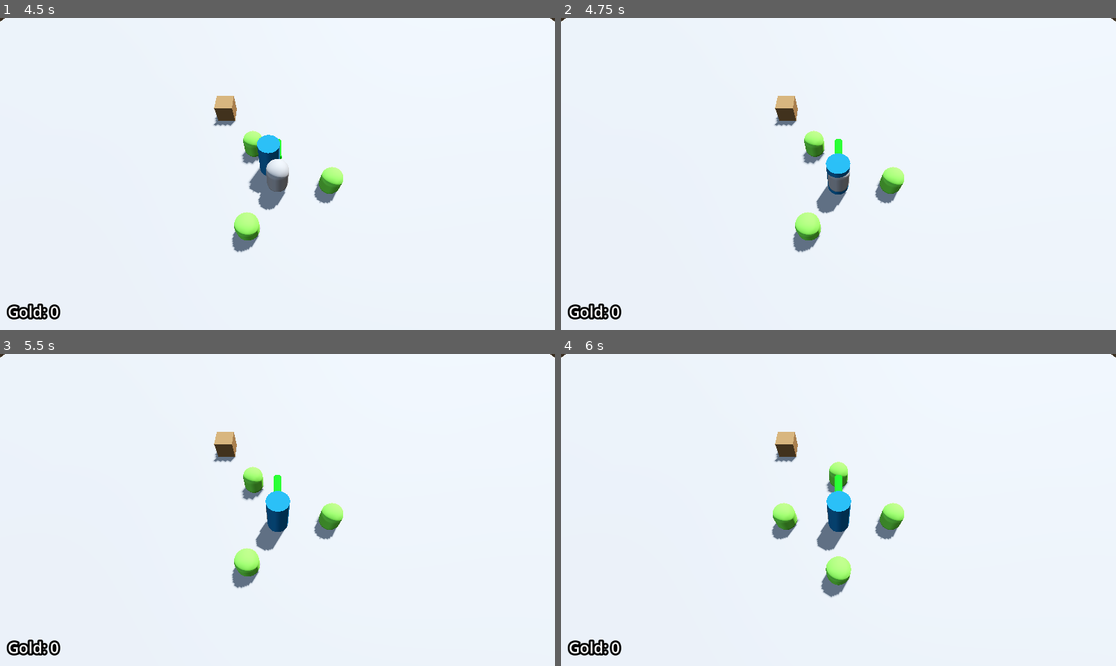
Above: before the commit, frames 1-4 (two rows, left to right).
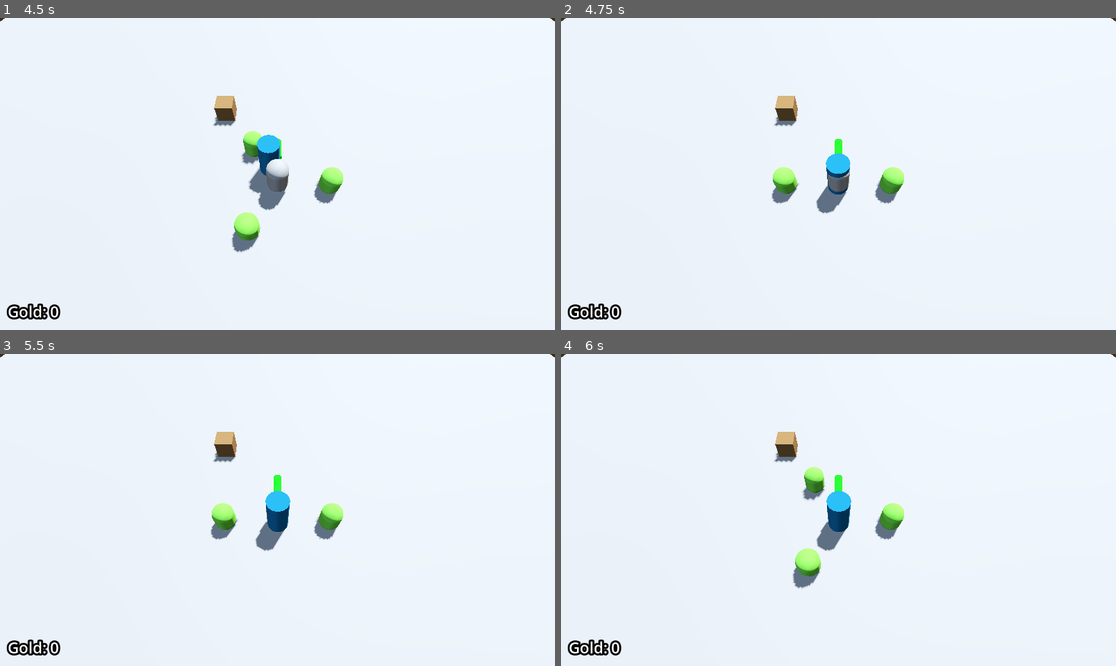
Above: after the commit, the same moments.

Repository: Ra-vanTech/ProjectBoozeArmy
Game: Godot game, scene res://Escena1_BoozeArmy.tscn
The game is run twice, just before and just after one commit, with the same random seed, the same clock (stepped at 60 frames per second) and the same inputs.
Inputs (mouse positions are in pixels of both pictures, inside the frame that each line leads up to):
- Up to frame 1 (4.5 s): tap Enter at 0.5, 2 s; move the mouse to (399, 158) at 0.52 s; hold D (move_right) 0.53-1.28 s; right-click (399, 158) at 0.6 s; tap Space (jump) at 0.77, 1.25, 1.52, 2.75, 3.02, 3.77 s; move the mouse to (166, 189) at 1.27 s; hold S (move_back) 1.28-2.03 s; tap Q at 1.35, 3.6 s; move the mouse to (333, 105) at 2.02 s; hold D (move_right) 2.03-2.78 s; tap E at 2.1, 4.35 s; move the mouse to (249, 236) at 2.77 s; hold W (move_forward) 2.78-3.53 s; right-click (249, 236) at 2.85 s; move the mouse to (444, 220) at 3.52 s; hold A (move_left) from 3.53 s (still down); move the mouse to (111, 127) at 4.27 s
- Up to frame 2 (4.75 s): keep holding A (move_left); tap Space (jump) at 4.52 s
- Up to frame 3 (5.5 s): move the mouse to (305, 510) at 5.02 s; release A (move_left) at 5.03 s; hold S (move_back) from 5.03 s (still down); right-click (305, 510) at 5.1 s
- Up to frame 4 (6 s): move the mouse to (755, 432) at 5.77 s; release S (move_back) at 5.78 s; hold D (move_right) from 5.78 s (still down); tap Q at 5.85 s

Frame 1 is identical in both runs. In frame 2, 1.3% of the frame differs, in the area x 37-48%, y 36-76%; in frame 3, 1.3%; in frame 4, 2.0%, in the area x 37-53%, y 34-79%.
Error in both runs: Invalid call. Nonexistent function 'tick' in base 'Nil'. (res://entities/player/scripts/player.gd:23)

Commit message:
feat: funciones de ataque continuo mientras el player esta en el rango de el enemigo

Diff:
--- a/entities/enemies/non_static/base/Enemy.gd
+++ b/entities/enemies/non_static/base/Enemy.gd
@@ -7,11 +7,28 @@
 @onready var hit_box_component: HitBoxComponent = %HitBoxComponent
 @onready var movement_component: MovementComponent = %MovementComponent
 @onready var seeking_component: SeekingComponent = %SeekingComponent
+#Nuevos nodos
+@onready var enemy_attack_range: Area3D = %EnemyAttackRange
+@onready var attack_cooldown: Timer = %AttackCooldown
 
+
+#variables de ataque para poder configurar desde la UI
+@export var attack_damage: float = 10.0
+@export var attack_cooldown_time: float = 1.5
+
+#variables de referencia mientras el jugador esta en contacto
+var can_attack: bool = true
+var player_in_range: Node3D = null
 
 func _ready() -> void:
 	hit_box_component.health_component.STARTING_HEALTH = STARTING_HEALTH
 	hit_box_component.health_component.COINS_DROPPED_DEFAULT = COINS_DROPPED
+
+    #funciones de ataque
+	attack_cooldown.wait_time = attack_cooldown_time
+	enemy_attack_range.body_entered.connect(_on_attack_range_body_entered)
+	enemy_attack_range.body_exited.connect(_on_attack_range_body_exited)
+	attack_cooldown.timeout.connect(_on_attack_cooldown_timeout)
 
 
 func _process(delta: float) -> void:
@@ -26,3 +43,36 @@
 
 func _on_health_component_has_died() -> void:
 	queue_free()
+
+
+#funcion de ataque
+func _try_attack() -> void:
+	if not can_attack:
+		return
+
+	#previene el crashed si el jugador desaparece mientras esta en rango
+	if not is_instance_valid(player_in_range):
+		player_in_range = null
+		return
+	var attack := Attack.new()
+	attack.damage = attack_damage
+	player_in_range.damage(attack)
+	can_attack = false
+	attack_cooldown.start()
+
+
+func _on_attack_range_body_entered(body: Node3D) -> void:
+	if body.is_in_group("player"):
+		player_in_range = body
+		_try_attack()
+
+
+func _on_attack_range_body_exited(body: Node3D) -> void:
+	if body.is_in_group("player"):
+		player_in_range = null
+
+#reinicia el ataque cuando el cooldown termina
+func _on_attack_cooldown_timeout() -> void:
+	can_attack = true
+	if is_instance_valid(player_in_range):
+		_try_attack()
